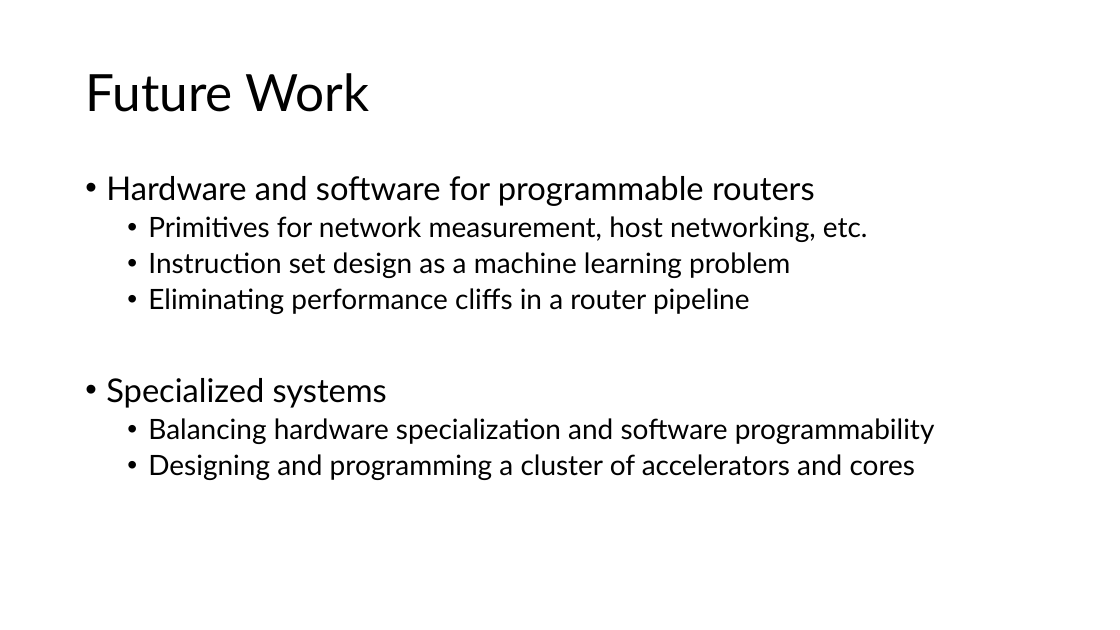
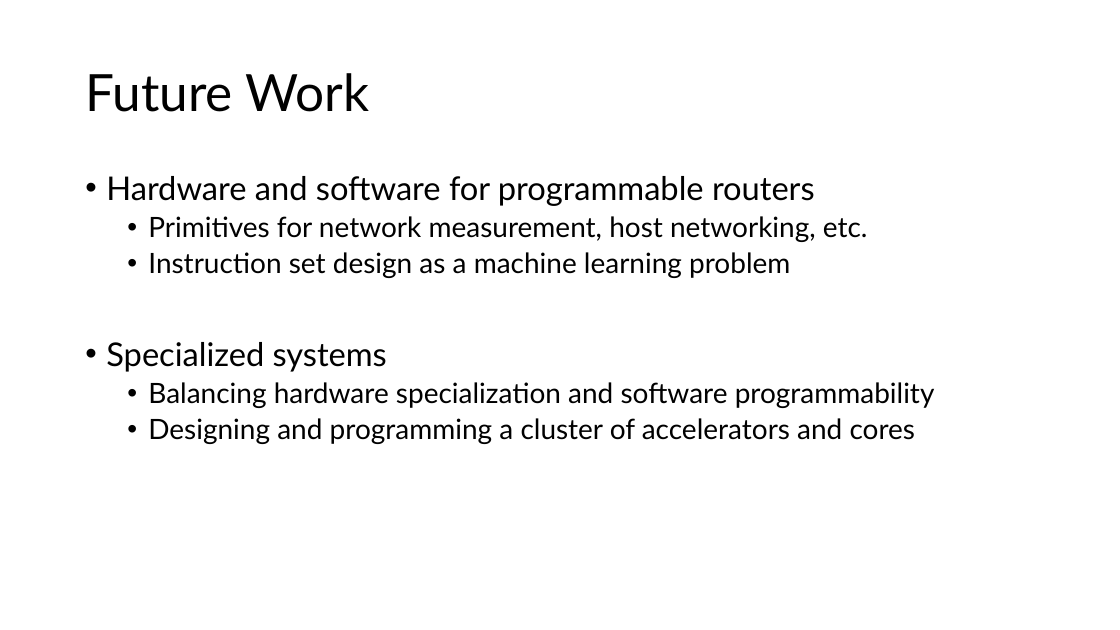
Before and after one commit to anirudhSK/pifo-domino-marple-ppts, a slide deck: slide 47 of combined_domino_pifo.pptx. Drawn at 1120x630 pixels with LibreOffice and Linux fonts; fonts in the diff are those of the drawing. Boxes give left, top, right and bottom in pixels: in the first picture for what was removed or moved away, otherwise in the second. Text is boxed around its words. In the diff, an @@ line names an element or a change of style, - is before the commit and + after.

```diff
--- a/combined_domino_pifo.pptx
+++ b/combined_domino_pifo.pptx
@@ text at bbox=[148, 288, 750, 314]: paragraph removed @@
-  • Eliminating performance cliffs in a router pipeline
```
Also in this commit, not shown: 2 other slides changed.
